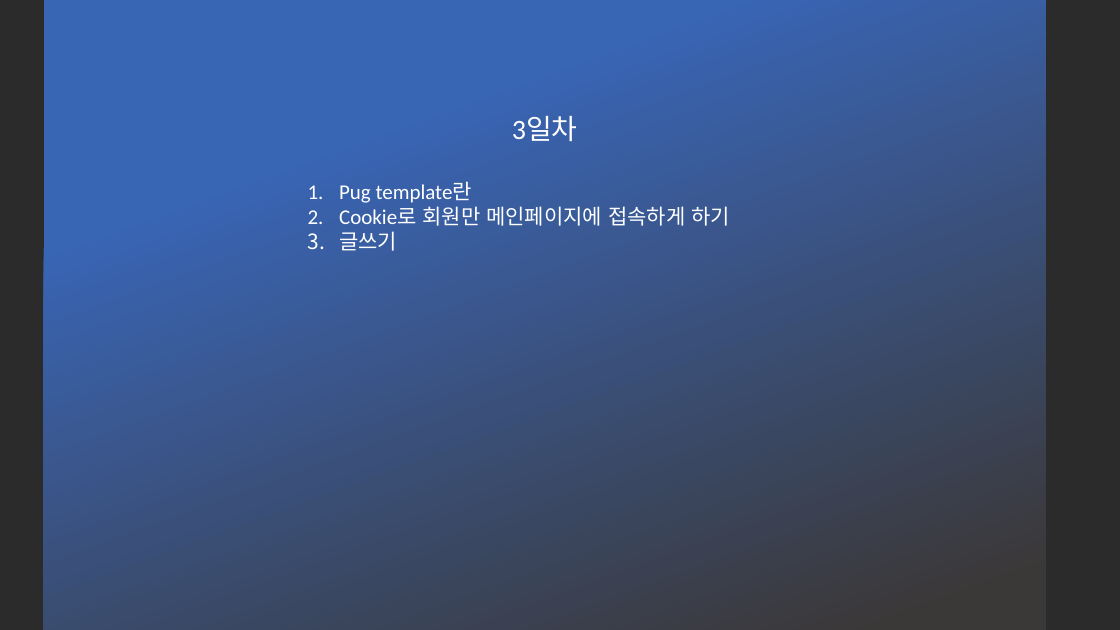
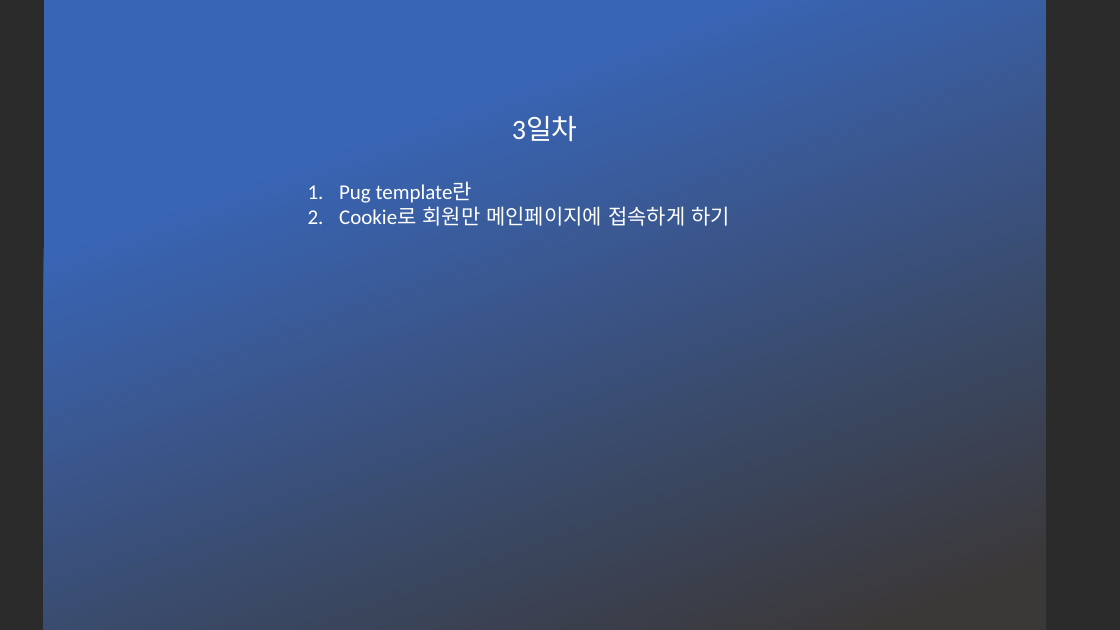
Before and after one commit to DaeguDude/jasmine, a slide deck: slide 4 of Jasmin_hokeys/Express/express-1.pptx. Drawn at 1120x630 pixels with LibreOffice and Linux fonts; fonts in the diff are those of the drawing; background and template pictures are left out; a plain dark background stands for a picture behind light text. Boxes give left, top, right and bottom in pixels: in the first picture for what was removed or moved away, otherwise in the second. Text is boxed around its words. In the diff, an @@ line names an element or a change of style, - is before the commit and + after.

```diff
--- a/Jasmin_hokeys/Express/express-1.pptx
+++ b/Jasmin_hokeys/Express/express-1.pptx
@@ text at (339, 231, 397, 251): paragraph removed @@
-3. 글쓰기
```
Also in this commit, not shown: 1 slide added, 1 slide removed, 4 other files.
